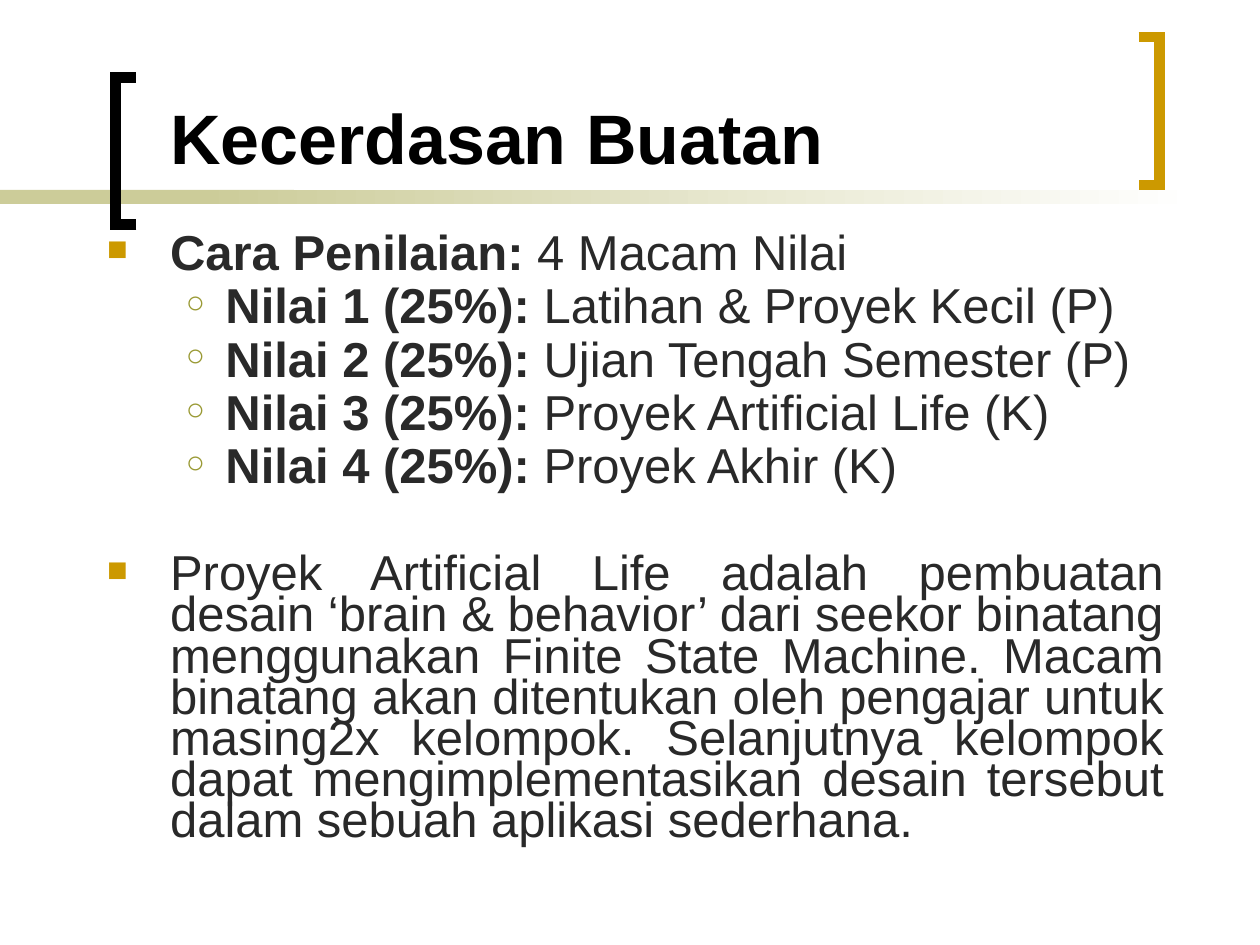
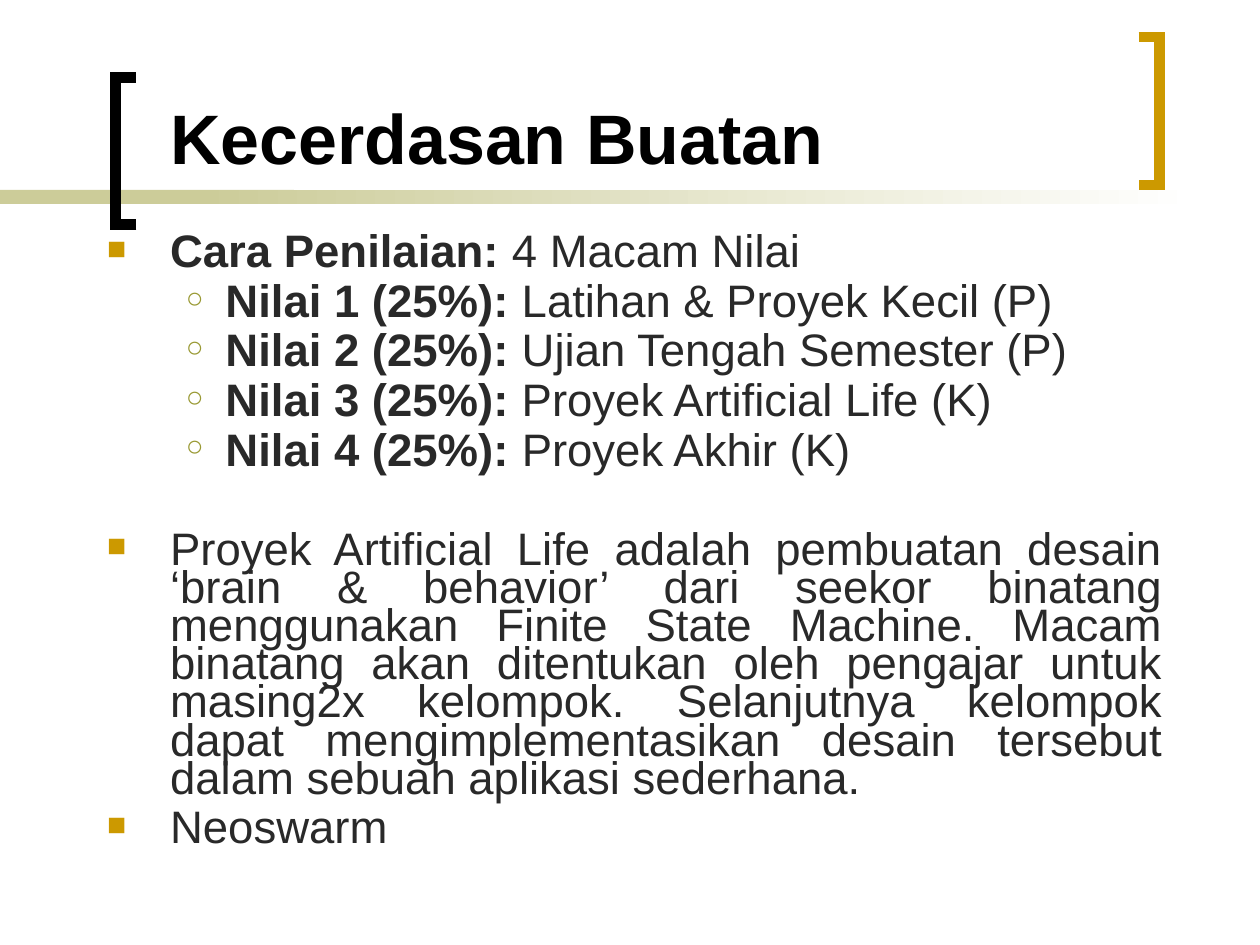
Before and after one commit to inyoot/KB, a slide deck: slide 3 of RKBM MK KB.ppt. Drawn at 1260x945 pixels with LibreOffice and Linux fonts; fonts in the diff are those of the drawing. Boxes give left, top, right and bottom in pixels: in the first picture for what was removed or moved away, otherwise in the second. Text is boxed around its words. In the diff, an @@ line names an element or a change of style, - is before the commit and + after.

Commit message:
add kelompok, fix assignment, and add baylor slide

```diff
--- a/RKBM MK KB.ppt
+++ b/RKBM MK KB.ppt
@@ text at (x1=170, y1=234, x2=1162, y2=803): size 28 to 26 pt @@
@@ text at (x1=170, y1=811, x2=387, y2=844): paragraph added @@
+■ Neoswarm
```
Also in this commit, not shown: 2 other slides changed, 5 other files.
